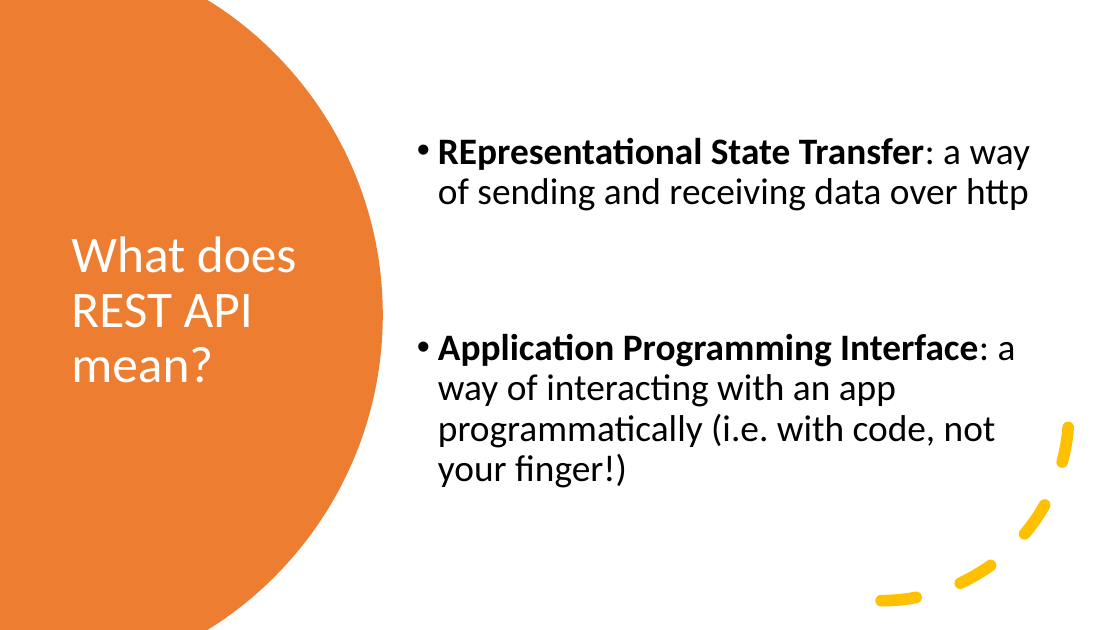
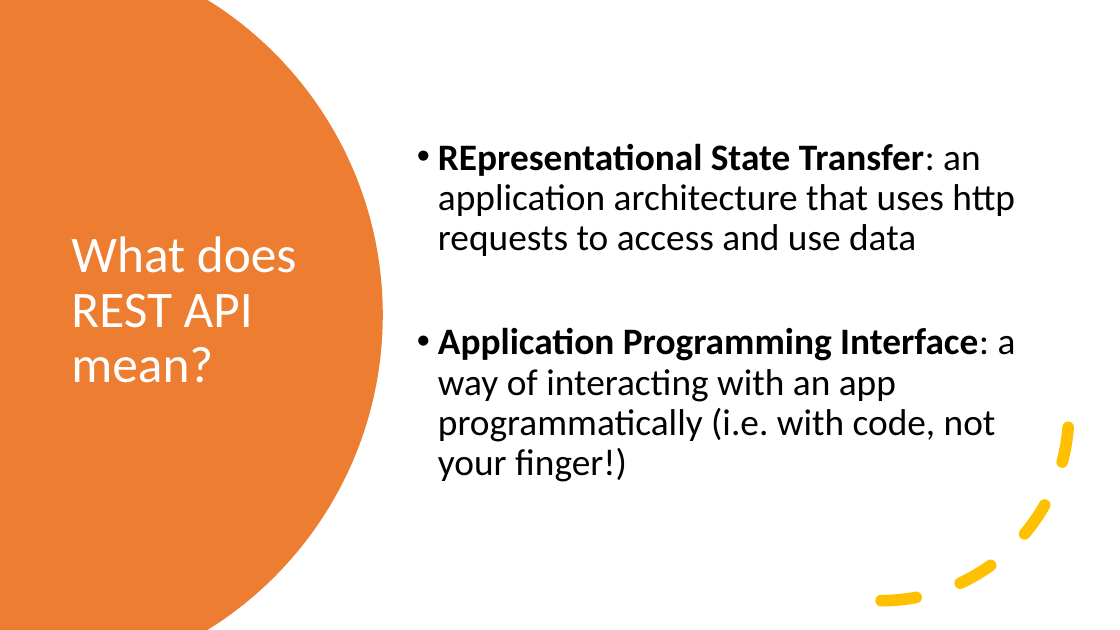
Before and after one commit to si-mv/swe-resources, a slide deck: slide 2 of Module 2/Unit 1 Securing APIs with Basic Auth/Workshop 1 Restful APIs and Frameworks/2.1.1 Restful APIs and Frameworks.pptx. Drawn at 1120x630 pixels with LibreOffice and Linux fonts; fonts in the diff are those of the drawing. Boxes give left, top, right and bottom in pixels: in the first picture for what was removed or moved away, otherwise in the second. Text is boxed around its words. In the diff, an @@ line names an element or a change of style, - is before the commit and + after.

Commit message:
Change wording

```diff
--- a/Module 2/Unit 1 Securing APIs with Basic Auth/Workshop 1 Restful APIs and Frameworks/2.1.1 Restful APIs and Frameworks.pptx
+++ b/Module 2/Unit 1 Securing APIs with Basic Auth/Workshop 1 Restful APIs and Frameworks/2.1.1 Restful APIs and Frameworks.pptx
@@ text at [438,143,1015,256]: text changed @@
-• REpresentational State Transfer: a way of sending and receiving data over http
+• REpresentational State Transfer: an application architecture that uses http requests to access and use data
```
